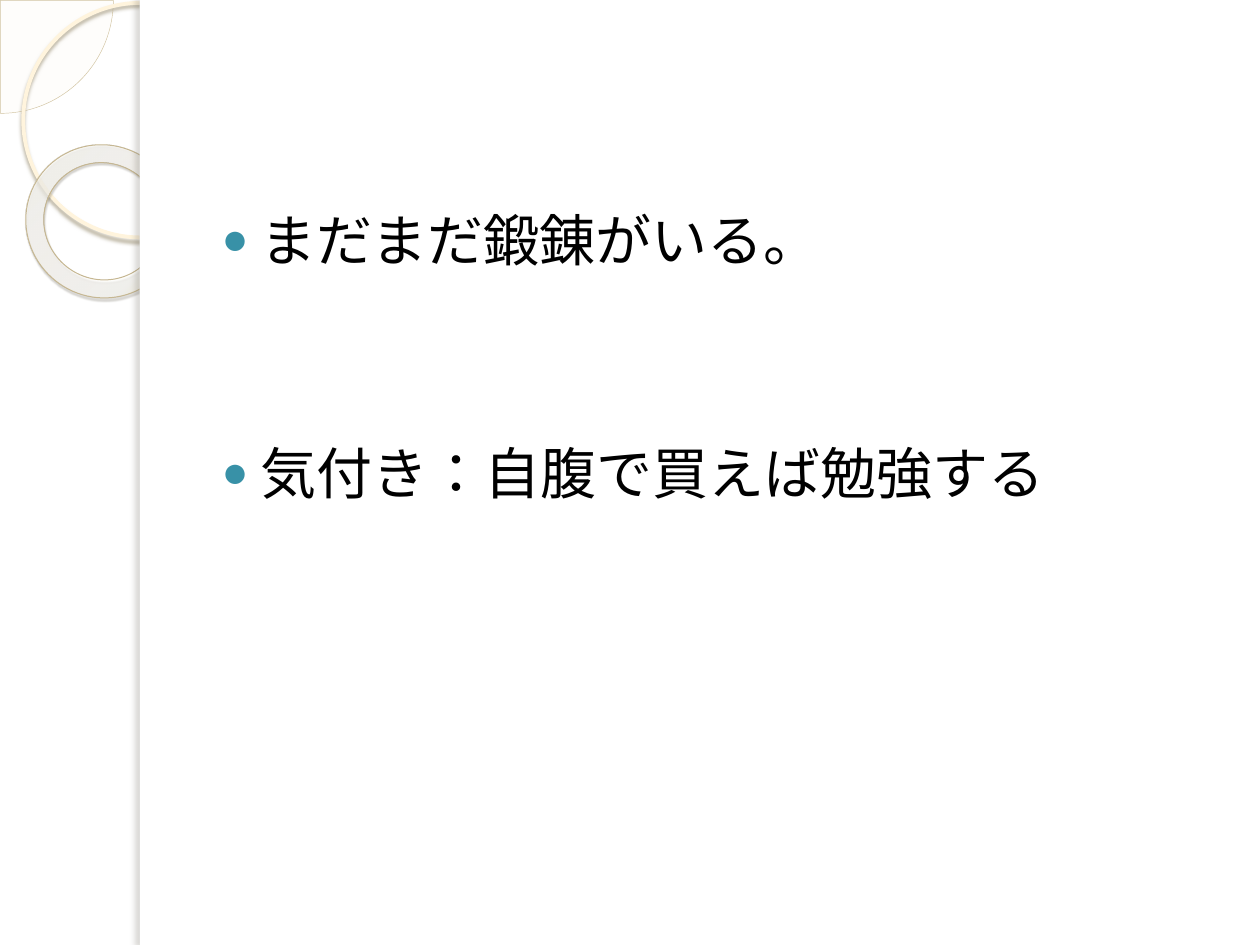
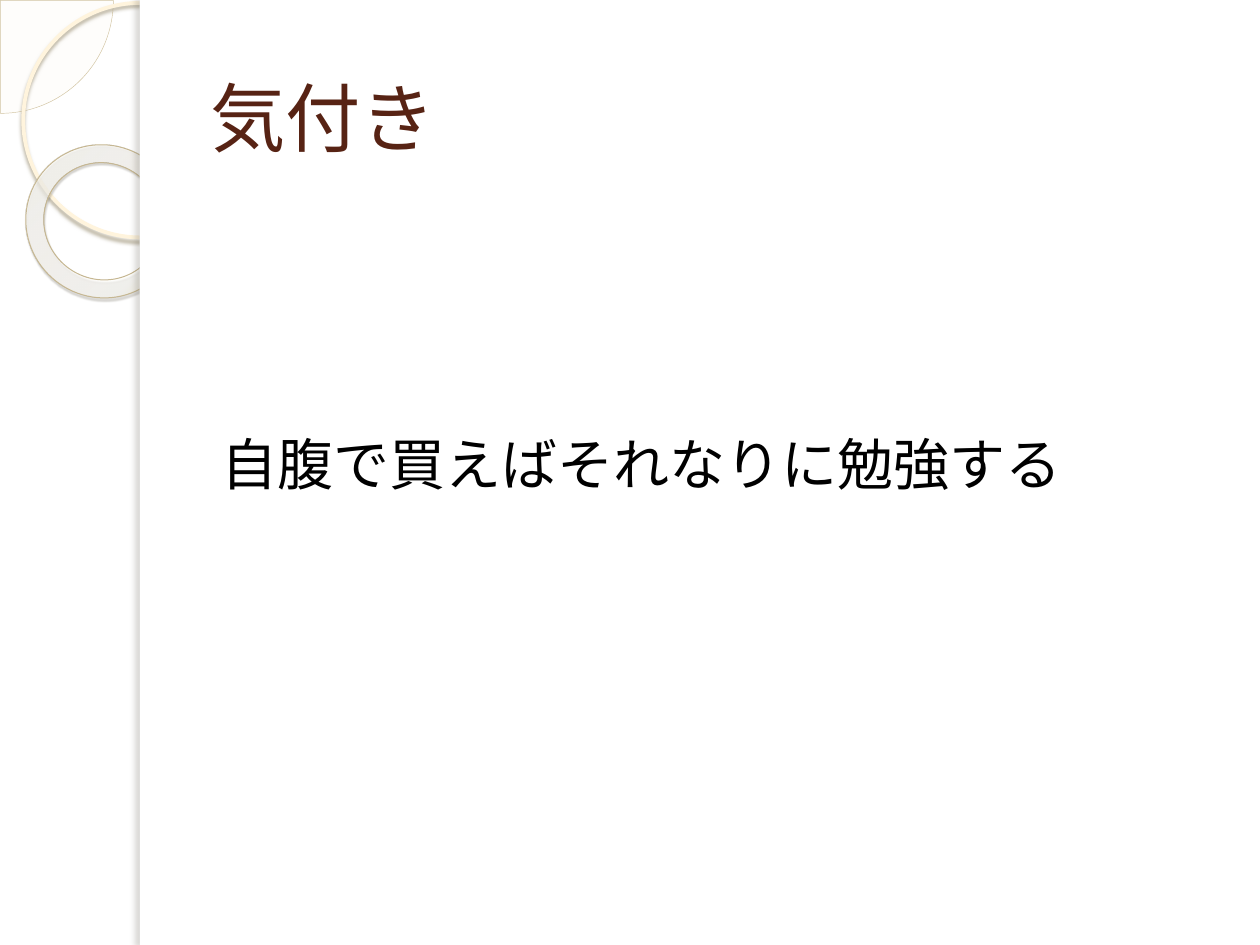
Before and after one commit to yuridonus/FEstudy, a slide deck: slide 20 of objectStudy.pptx (slide 17 before the commit). Drawn at 1260x945 pixels with LibreOffice and Linux fonts; fonts in the diff are those of the drawing; background and template pictures are left out. Boxes give left, top, right and bottom in pixels: in the first picture for what was removed or moved away, otherwise in the second. Text is boxed around its words. In the diff, an @@ line names an element or a change of style, - is before the commit and + after.

```diff
--- a/objectStudy.pptx
+++ b/objectStudy.pptx
@@ title added at (210,82,436,153), 43 pt, text #572314 @@
+気付き
@@ text at (222,438,1062,490): text changed @@
-● まだまだ鍛錬がいる。
-● 気付き：自腹で買えば勉強する
+自腹で買えばそれなりに勉強する
```
Also in this commit, not shown: 7 other slides changed, 10 slides added, 6 slides removed.
